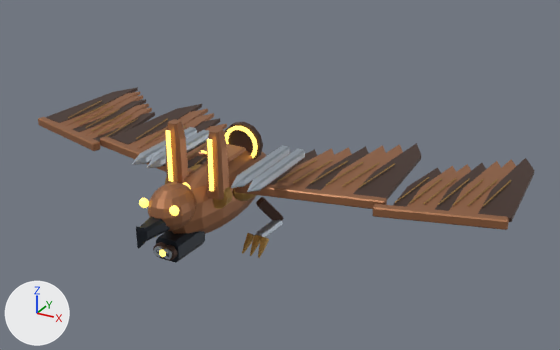
An edit to the glTF model public/assets/models/reference/m04.glb, drawn before and after from the same camera.
The view is the same before and after, from a 50 mm lens placed at (4.98, -7.4, 5.43), pointed at (0.57, 0.61, 1.43). Every picture has the same lights, and +X, +Y and +Z are marked at lower left. The older version comes first. Where no turn or scale is listed for an object, it has been applied to the vertices. Vertices at exactly the same position are counted once.

The first picture shows 'Export_emitter_l_armor', 'Export_heavy_steel', 'Export_sensor_armor', 'Export_tilt_armor', 'Export_wing_l_armor', 'Export_wing_l_outer_armor', 'Export_wing_l_outer_shade', 'Export_wing_l_shade', 'Export_wing_r_armor', 'Export_wing_r_outer_armor', 'Export_wing_r_outer_shade', 'Export_wing_r_shade' and 20 more.
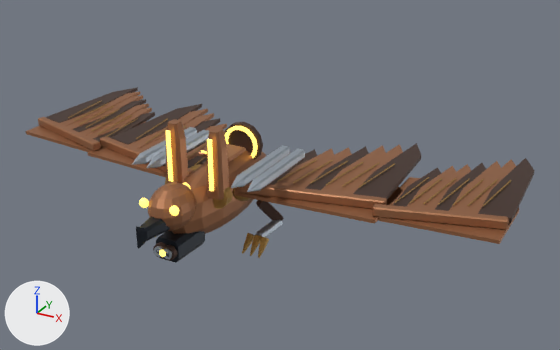
Boxes [x1, y1, x2, y2] around the edits, measured in the pictures (560 x 350 px):
'Export_wing_l_outer_armor', reshaped (19% taller)
    before: [372, 159, 516, 230]
    after: [372, 159, 519, 244]
'Export_wing_l_armor', reshaped (23% taller)
    before: [235, 144, 403, 209]
    after: [234, 144, 403, 224]
'Export_wing_r_outer_armor', reshaped (10% wider)
    before: [38, 91, 152, 151]
    after: [26, 91, 152, 152]
'Export_wing_r_armor', reshaped (10% wider)
    before: [100, 109, 227, 175]
    after: [87, 109, 227, 178]
part 1 of me_export_wing_l_armor, added (brown)
    after: [234, 186, 402, 224]
part 2 of me_export_wing_l_outer_armor, added
    after: [372, 177, 519, 244]
part 3 of me_export_wing_r_armor, added (brown)
    after: [87, 146, 167, 178]
part 4 of me_export_wing_r_outer_armor, added
    after: [26, 122, 145, 152]

The change, as a list of edits to the scene's bpy script:
```text
Change me_export_wing_l_armor:
    verts and faces of me_export_wing_l_armor; kept vertices keep their numbers, new ones are numbered from 64
    remove me_export_wing_l_armor.from_pydata(...)  # 64 vertices, 108 faces; spans x -0.01..1.81, y -0.22..2.1, z 0.01..0.14
    add me_export_wing_l_armor.from_pydata(...)  # 74 vertices, 124 faces; spans x -0.01..1.81, y -0.22..2.1, z -0.02..0.14
    me_export_wing_l_armor part 1
    add verts[64] = (0.0, -0.2, -0.02)  # pixel (234, 195)
    add verts[65] = (0.0, 1.05, -0.02)
    add verts[66] = (1.26, 1.36, -0.02)
    add verts[67] = (1.8, 0.82, -0.02)
    add verts[68] = (1.8, -0.08, -0.02)  # pixel (374, 223)
    add for new, old in zip([*range(69, 74)], [*range(64, 69)]): verts[new] = verts[old] + (0.0, 0.0, 0.04)
    add faces += [(64, 65, 66), (66, 68, 67), (64, 68, 66), (69, 70, 73), (71, 72, 73), (70, 73, 71)]
    add faces += [(64, 68, 73), (64, 73, 69), (67, 72, 68), (68, 72, 73), (66, 67, 71), (67, 72, 71)]
    add faces += [(65, 66, 70), (66, 71, 70), (64, 69, 65), (65, 69, 70)]
Change me_export_wing_l_outer_armor:
    verts and faces of me_export_wing_l_outer_armor; kept vertices keep their numbers, new ones are numbered from 64
    remove me_export_wing_l_outer_armor.from_pydata(...)  # 64 vertices, 108 faces; spans x -0.01..1.45, y -0.21..2.1, z 0.01..0.14
    add me_export_wing_l_outer_armor.from_pydata(...)  # 74 vertices, 124 faces; spans x -0.01..1.45, y -0.21..2.1, z -0.02..0.14
    me_export_wing_l_outer_armor part 2
    add verts[64] = (0.0, -0.2, -0.02)
    add verts[65] = (0.0, 1.05, -0.02)
    add verts[66] = (1.01, 1.36, -0.02)
    add verts[67] = (1.44, 0.82, -0.02)  # pixel (519, 211)
    add verts[68] = (1.44, -0.08, -0.02)  # pixel (499, 244)
    add for new, old in zip([*range(69, 74)], [*range(64, 69)]): verts[new] = verts[old] + (0.0, 0.0, 0.04)
    add faces += [(64, 66, 65), (66, 68, 67), (64, 68, 66), (69, 73, 70), (71, 72, 73), (70, 71, 73)]
    add faces += [(64, 68, 73), (64, 73, 69), (67, 72, 68), (68, 72, 73), (66, 71, 67), (67, 71, 72)]
    add faces += [(65, 70, 66), (66, 71, 70), (64, 69, 65), (65, 69, 70)]
Change me_export_wing_r_armor:
    verts and faces of me_export_wing_r_armor; kept vertices keep their numbers, new ones are numbered from 64
    remove me_export_wing_r_armor.from_pydata(...)  # 64 vertices, 108 faces; spans x -1.81..0.01, y -0.22..2.1, z 0.01..0.14
    add me_export_wing_r_armor.from_pydata(...)  # 74 vertices, 124 faces; spans x -1.81..0.01, y -0.22..2.1, z -0.02..0.14
    me_export_wing_r_armor part 3
    add verts[64] = (-1.26, 1.36, -0.02)
    add verts[65] = (0.0, 1.05, -0.02)
    add verts[66] = (0.0, -0.2, -0.02)
    add verts[67] = (-1.8, -0.08, -0.02)  # pixel (87, 155)
    add verts[68] = (-1.8, 0.82, -0.02)
    add for new, old in zip([*range(69, 74)], [*range(64, 69)]): verts[new] = verts[old] + (0.0, 0.0, 0.04)
    add faces += [(64, 65, 66), (66, 67, 68), (64, 68, 66), (70, 71, 72), (69, 73, 70), (70, 73, 72)]
    add faces += [(66, 71, 72), (66, 72, 67), (67, 72, 73), (67, 73, 68), (68, 69, 73), (64, 69, 68)]
    add faces += [(64, 70, 69), (64, 70, 65), (65, 70, 71), (65, 71, 66)]
Change me_export_wing_r_outer_armor:
    verts and faces of me_export_wing_r_outer_armor; kept vertices keep their numbers, new ones are numbered from 64
    remove me_export_wing_r_outer_armor.from_pydata(...)  # 64 vertices, 108 faces; spans x -1.45..0.01, y -0.21..2.1, z 0.01..0.14
    add me_export_wing_r_outer_armor.from_pydata(...)  # 74 vertices, 124 faces; spans x -1.45..0.01, y -0.21..2.1, z -0.02..0.14
    me_export_wing_r_outer_armor part 4
    add verts[64] = (-1.01, 1.36, -0.02)
    add verts[65] = (0.0, 1.05, -0.02)
    add verts[66] = (0.0, -0.2, -0.02)
    add verts[67] = (-1.44, -0.08, -0.02)  # pixel (26, 134)
    add verts[68] = (-1.44, 0.82, -0.02)
    add for new, old in zip([*range(69, 74)], [*range(64, 69)]): verts[new] = verts[old] + (0.0, 0.0, 0.04)
    add faces += [(64, 66, 65), (66, 67, 68), (64, 66, 68), (70, 72, 71), (69, 73, 70), (70, 73, 72)]
    add faces += [(66, 71, 72), (66, 72, 67), (67, 72, 73), (67, 73, 68), (68, 73, 69), (64, 68, 69)]
    add faces += [(64, 70, 69), (64, 65, 70), (65, 70, 71), (65, 71, 66)]
```
